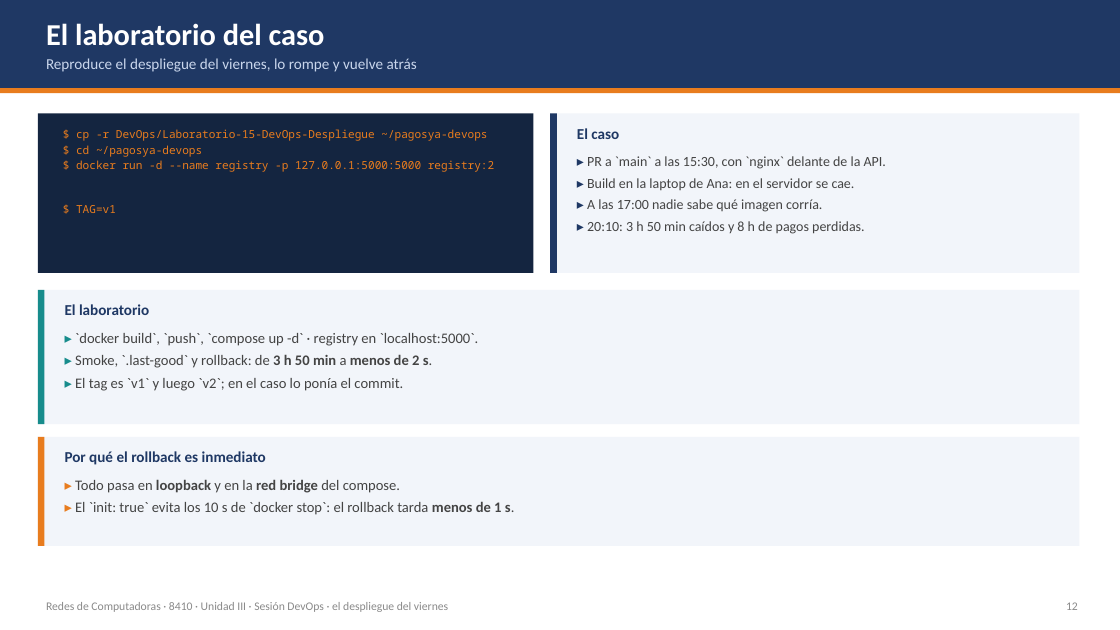
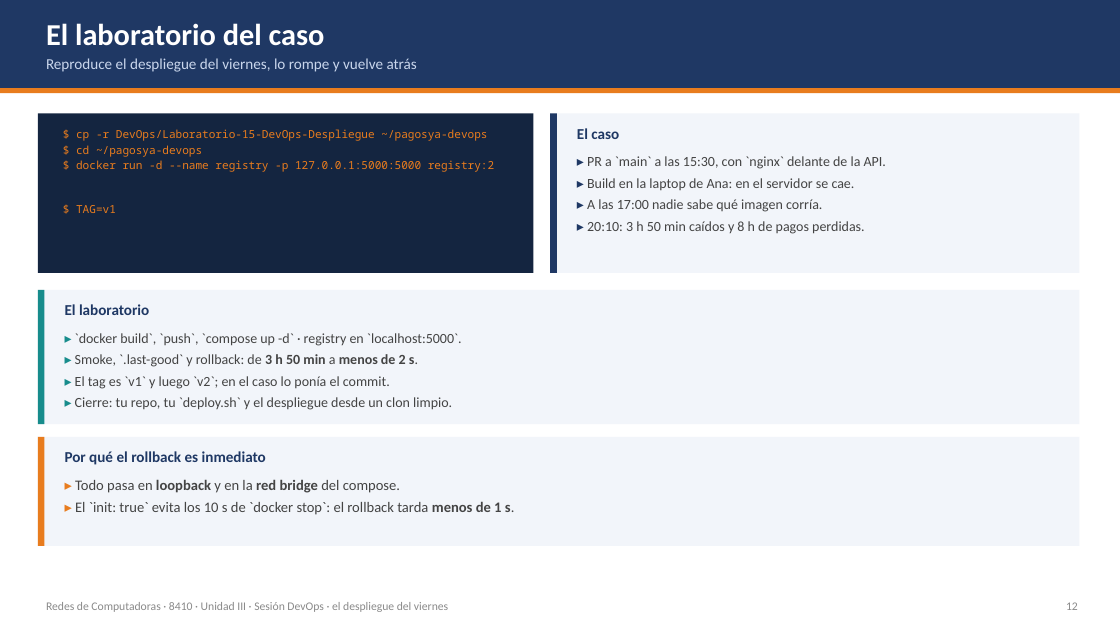
Before and after one commit to isacioutp/redes-de-computadoras-utp, a slide deck: slide 12 of DevOps/Teoria-DevOps-Despliegue.pptx. Drawn at 1120x630 pixels with LibreOffice and Linux fonts; fonts in the diff are those of the drawing. Boxes give left, top, right and bottom in pixels: in the first picture for what was removed or moved away, otherwise in the second. Text is boxed around its words. In the diff, an @@ line names an element or a change of style, - is before the commit and + after.

```diff
--- a/DevOps/Teoria-DevOps-Despliegue.pptx
+++ b/DevOps/Teoria-DevOps-Despliegue.pptx
@@ text at (75,333,462,389): size 12.5 to 12 pt in "▸ `docker build`, `push`, `compose up -d` ...", "▸ Smoke, `.last-good` y rollback: de 3 ...", "▸ El tag es `v1` y luego ..." @@
@@ text at (75,397,452,410): paragraph added @@
+▸ Cierre: tu repo, tu `deploy.sh` y el despliegue desde un clon limpio.
```
Also in this commit, not shown: 1 other slide changed, 5 other files.
